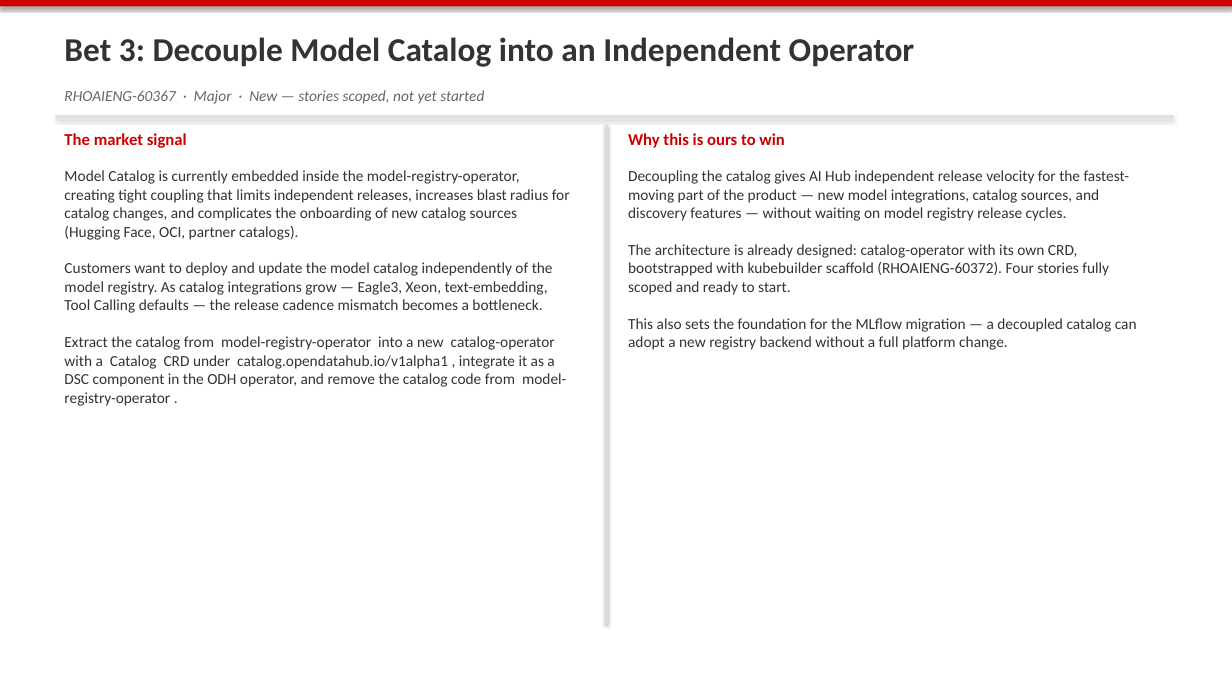
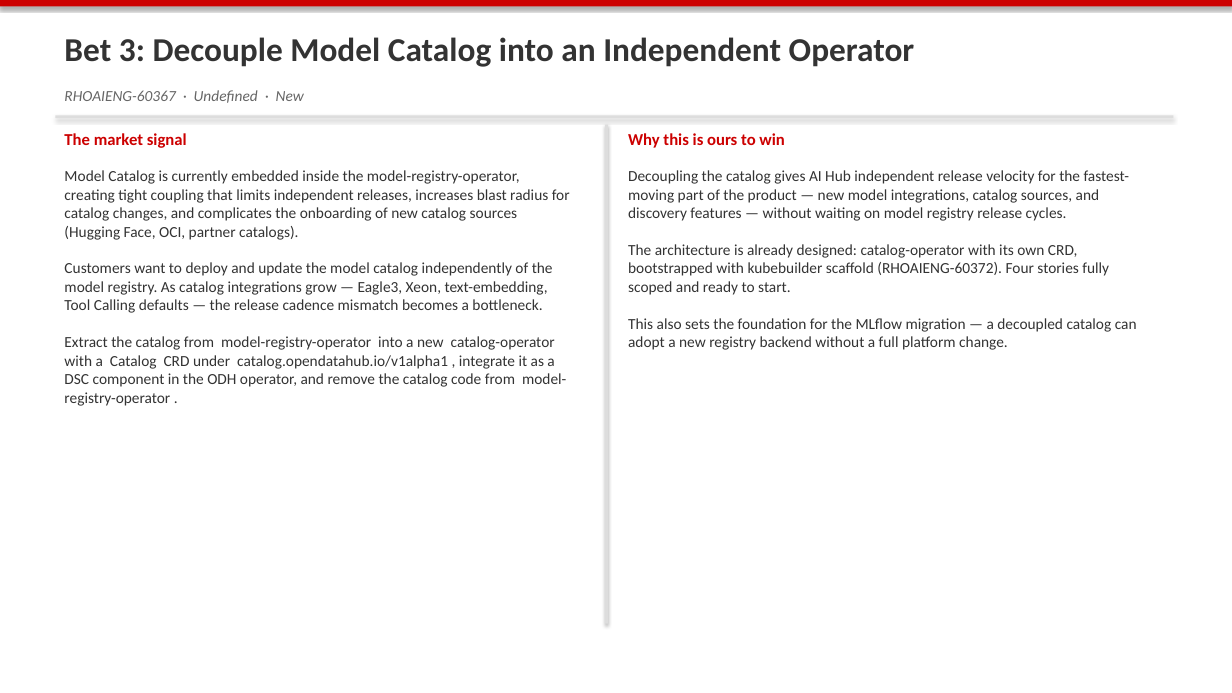
Before and after one commit to jkoehler-redhat/strategy-review, a slide deck: slide 11 of docs/strategy/2026-06-11_ai_hub_strategy_review.pptx. Drawn at 1232x693 pixels with LibreOffice and Linux fonts; fonts in the diff are those of the drawing. Boxes give left, top, right and bottom in pixels: in the first picture for what was removed or moved away, otherwise in the second. Text is boxed around its words. In the diff, an @@ line names an element or a change of style, - is before the commit and + after.

```diff
--- a/docs/strategy/2026-06-11_ai_hub_strategy_review.pptx
+++ b/docs/strategy/2026-06-11_ai_hub_strategy_review.pptx
@@ text at [64,90,304,103]: text changed @@
-RHOAIENG-60367 · Major · New — stories scoped, not yet started
+RHOAIENG-60367 · Undefined · New
```
Also in this commit, not shown: 2 other slides changed, 3 other files.
